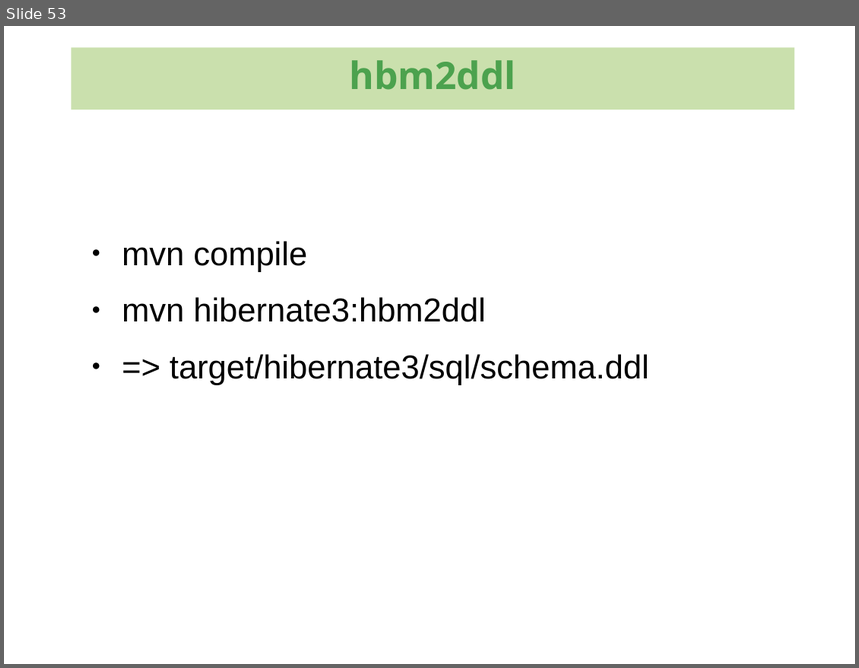
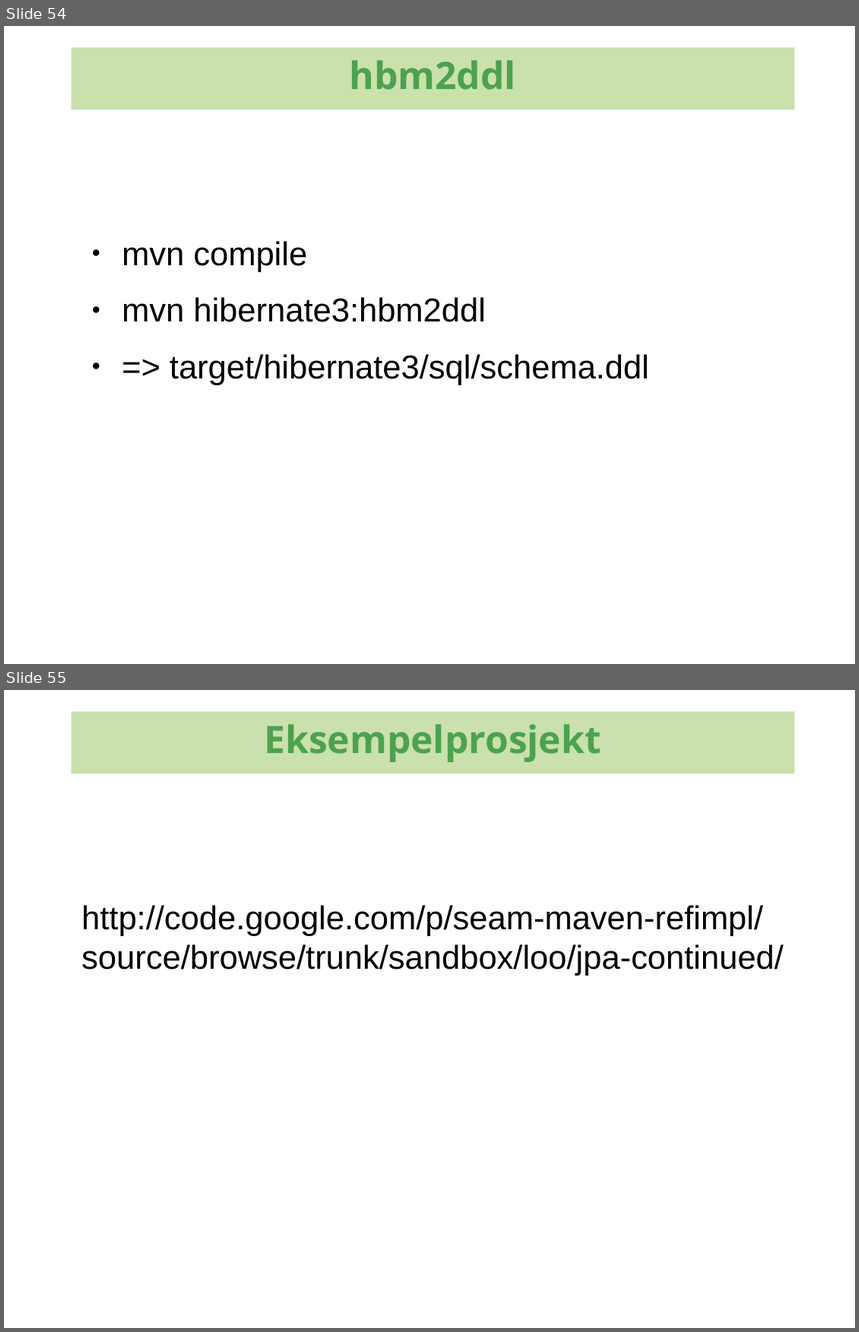
Before and after one commit to kenglxn/seam-maven-refimpl, a slide deck: sandbox/loo/jpa-continued/jpa-continued.odp. Shown one above the other, each under a label of ours: slide 53 before the commit, slides 54 and 55 after it. The pictures are 859x668 and 859x1332 pixels, drawn with LibreOffice and Linux fonts; fonts in the diff are those of the drawing; background and template pictures are left out. Boxes give left, top, right and bottom in pixels: in the first picture for what was removed or moved away, otherwise in the second. Text is boxed around its words. In the diff, an @@ line names an element or a change of style, - is before the commit and + after.

```diff
--- a/sandbox/loo/jpa-continued/jpa-continued.odp
+++ b/sandbox/loo/jpa-continued/jpa-continued.odp
@@ slide 55 added at (4,690,855,1328), background #FFFFFF @@
@@ rectangle added at (71,711,794,774), fill #CAE0AD, 32 pt, text #4CA24E, bold @@
+Eksempelprosjekt
@@ text added at (82,905,784,976), 28 pt, text #000000 @@
+http://code.google.com/p/seam-maven-refimpl/source/browse/trunk/sandbox/loo/jpa-continued/
@@ what was slide 53 is now slide 54 @@
```
Also in this commit, not shown: 5 slides changed, 3 other slides added, 5 slides removed, 1 other file.
